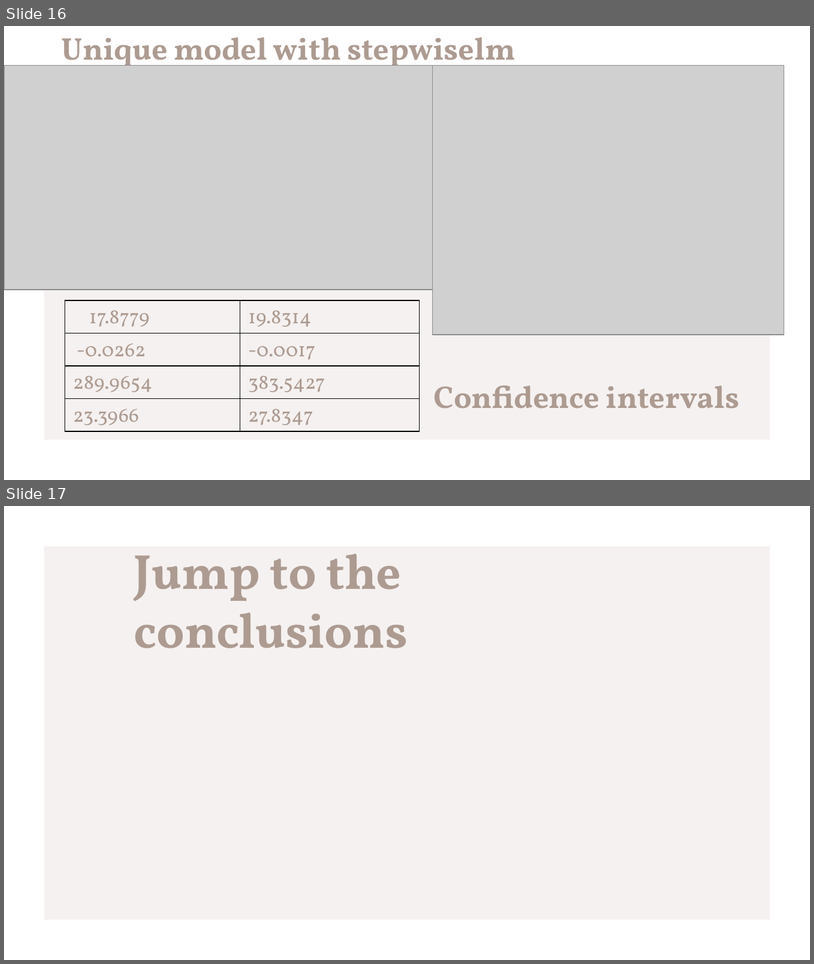
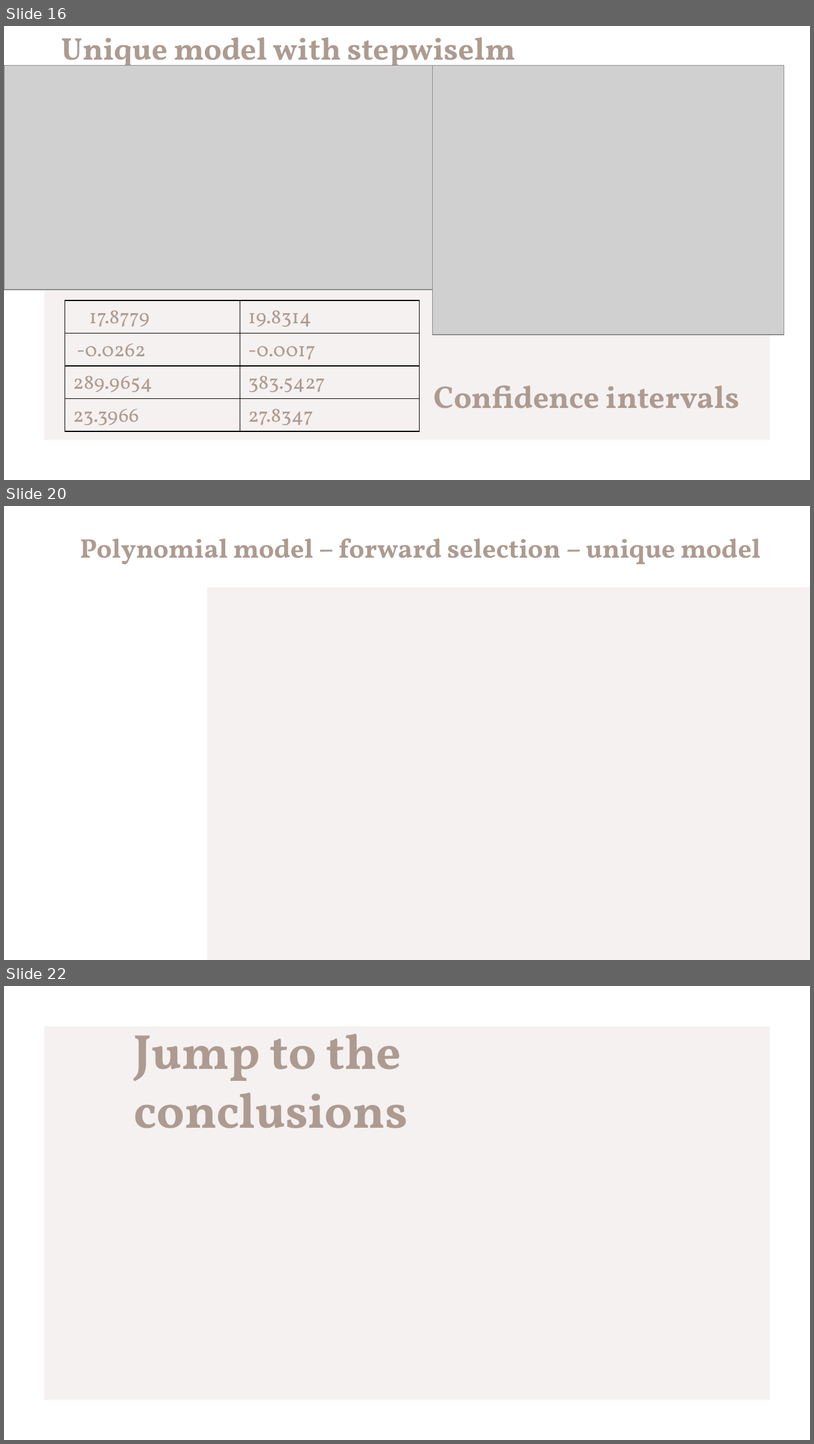
Before and after one commit to domenico-rgs/EFSA-Project, a slide deck: Presentation.pptx. Shown one above the other, each under a label of ours: slides 16 and 17 before the commit, slides 16, 20 and 22 after it; the slides between them are not shown. The pictures are 814x964 and 814x1444 pixels, drawn with LibreOffice and Linux fonts; fonts in the diff are those of the drawing; grey boxes stand for pictures. Boxes give left, top, right and bottom in pixels: in the first picture for what was removed or moved away, otherwise in the second. Text is boxed around its words. In the diff, an @@ line names an element or a change of style, - is before the commit and + after.

```diff
--- a/Presentation.pptx
+++ b/Presentation.pptx
@@ slide 20 added at bbox=[4, 506, 810, 960], background #FFFFFF @@
@@ text added at bbox=[80, 538, 761, 564], 24 pt, text #AD9B91, bold @@
+Polynomial model – forward selection – unique model
@@ rectangle added at bbox=[207, 588, 810, 960], fill #F5F1F0 @@
@@ what was slide 17 is now slide 22 @@
```
Also in this commit, not shown: 4 other slides added, 1 slide removed, 1 other file.
